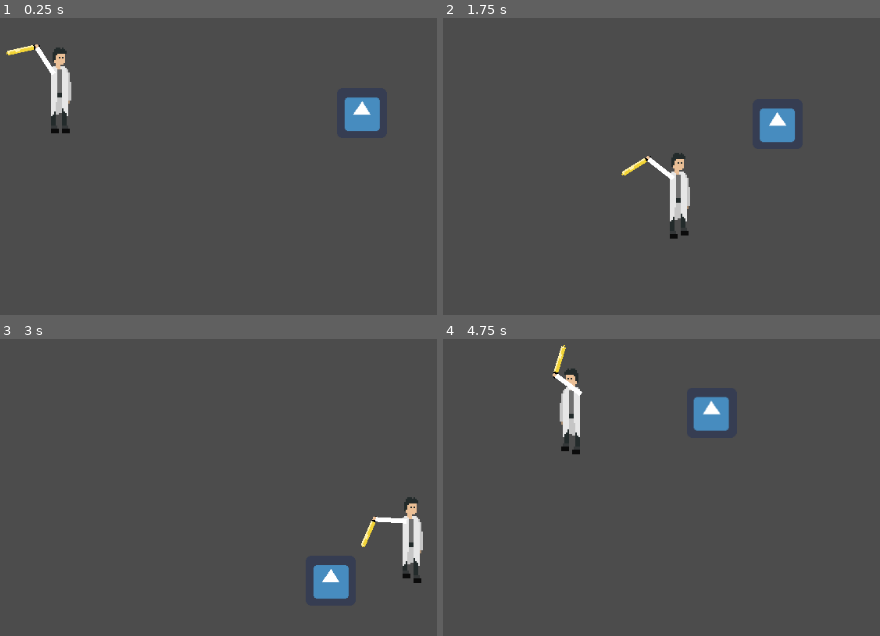
Above: before the commit, frames 1-4 (two rows, left to right).
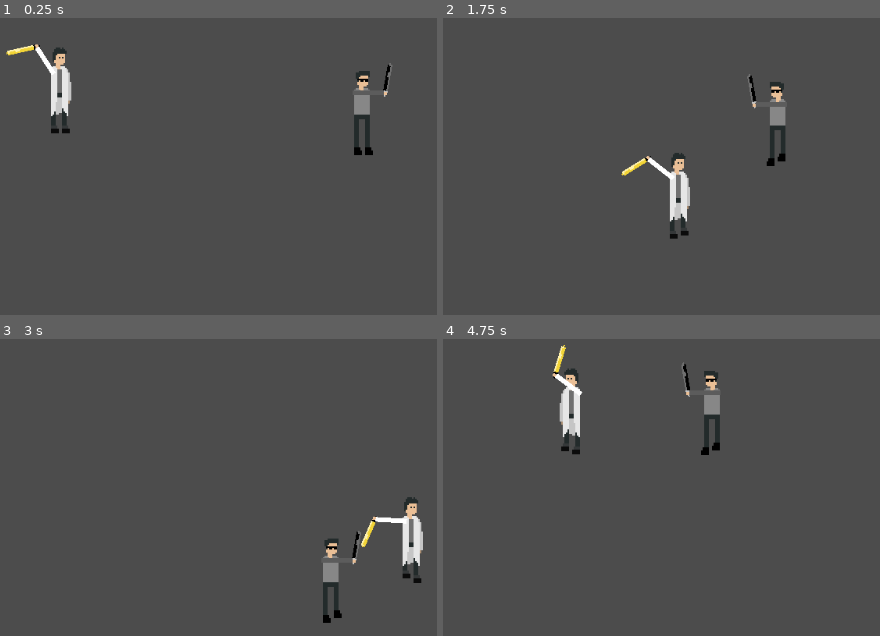
Above: after the commit, the same moments.

Repository: MarinMario/ludum-dare-46
Game: Godot game, scene res://testWorld.tscn
Two runs of this game, one before a commit and one after it. Both use one fixed random seed, a clock stepped at 60 frames per second and the inputs below. The engine's default icon, where the game draws it, is replaced by a stand-in: a white triangle on a blue panel in a dark square.
Inputs (mouse positions are in pixels of both pictures, inside the frame that each line leads up to):
- Up to frame 1 (0.25 s): no input
- Up to frame 2 (1.75 s): tap Enter at 0.5 s; move the mouse to (outside the picture) at 0.52 s; hold Right (ui_right) 0.53-1.28 s; move the mouse to (600, 121) at 1.27 s; hold Down (ui_down) from 1.28 s (still down)
- Up to frame 3 (3 s): move the mouse to (outside the picture) at 2.02 s; release Down (ui_down) at 2.03 s; hold Right (ui_right) 2.03-2.78 s; move the mouse to (279, 514) at 2.77 s; hold Up (ui_up) from 2.78 s (still down)
- Up to frame 4 (4.75 s): move the mouse to (outside the picture) at 3.52 s; release Up (ui_up) at 3.53 s; hold Left (ui_left) from 3.53 s (still down); move the mouse to (521, 350) at 4.27 s

The runs differ from the first frame. In frame 1, 1.6% of the frame differs, in the area x 78-90%, y 15-47%; in frame 2, 1.6%; in frame 3, 1.5%; in frame 4, 1.6%.

Commit message:
feat: health

Diff:
--- a/game/enemies/enemy1/enemy1.tscn
+++ b/game/enemies/enemy1/enemy1.tscn
@@ -1,7 +1,12 @@
-[gd_scene load_steps=6 format=2]
+[gd_scene load_steps=11 format=2]
 
 [ext_resource path="res://enemies/enemy1/enemy1.gd" type="Script" id=1]
-[ext_resource path="res://icon.png" type="Texture" id=2]
+[ext_resource path="res://enemies/enemy1/enemy1_idle.png" type="Texture" id=2]
+[ext_resource path="res://enemies/enemyHand.tscn" type="PackedScene" id=3]
+[ext_resource path="res://enemies/enemy1/enemy1_move3.png" type="Texture" id=4]
+[ext_resource path="res://enemies/enemy1/enemy1_move1.png" type="Texture" id=5]
+[ext_resource path="res://enemies/enemy1/enemy1_move2.png" type="Texture" id=6]
+[ext_resource path="res://enemies/enemy1/enemy1_move4.png" type="Texture" id=7]
 
 [sub_resource type="RectangleShape2D" id=2]
 extents = Vector2( 34.2726, 34.3118 )
@@ -13,7 +18,7 @@
 "name": "idle",
 "speed": 0.0
 }, {
-"frames": [ ExtResource( 2 ) ],
+"frames": [ ExtResource( 5 ), ExtResource( 6 ), ExtResource( 5 ), ExtResource( 4 ), ExtResource( 7 ), ExtResource( 4 ) ],
 "loop": true,
 "name": "move",
 "speed": 20.0
@@ -33,12 +38,17 @@
 [node name="body" type="Node2D" parent="."]
 
 [node name="AnimatedSprite" type="AnimatedSprite" parent="body"]
+scale = Vector2( 2, 2 )
 frames = SubResource( 1 )
 animation = "move"
+
+[node name="enemyHand" parent="body" instance=ExtResource( 3 )]
+position = Vector2( -7.54707, -25.66 )
 
 [node name="detectArea" type="Area2D" parent="."]
 
 [node name="CollisionShape2D" type="CollisionShape2D" parent="detectArea"]
+position = Vector2( 0.309822, 0.329201 )
 shape = SubResource( 3 )
 
 [node name="setTargetTimer" type="Timer" parent="."]
--- /dev/null
+++ b/game/enemies/enemyHand.gd
@@ -0,0 +1,10 @@
+extends Node2D
+
+func _process(delta):
+	var state = get_parent().get_parent().name
+	$hand.play(state)
+	$hand/sword/sword.play(state)
+
+func _on_sword_body_entered(body):
+	if body.name == "player":
+		body.takeDamage()
--- /dev/null
+++ b/game/enemies/enemyHand.tscn
@@ -0,0 +1,51 @@
+[gd_scene load_steps=7 format=2]
+
+[ext_resource path="res://enemies/enemy1/enemy1_sword.png" type="Texture" id=1]
+[ext_resource path="res://enemies/enemy1/enemy1_hand.png" type="Texture" id=2]
+[ext_resource path="res://enemies/enemyHand.gd" type="Script" id=3]
+
+[sub_resource type="SpriteFrames" id=2]
+animations = [ {
+"frames": [ ExtResource( 2 ) ],
+"loop": false,
+"name": "enemy1",
+"speed": 0.0
+} ]
+
+[sub_resource type="SpriteFrames" id=3]
+animations = [ {
+"frames": [ ExtResource( 1 ) ],
+"loop": false,
+"name": "enemy1",
+"speed": 0.0
+} ]
+
+[sub_resource type="CircleShape2D" id=1]
+radius = 5.88624
+
+[node name="enemyHand" type="Node2D"]
+z_index = 1
+z_as_relative = false
+script = ExtResource( 3 )
+
+[node name="hand" type="AnimatedSprite" parent="."]
+scale = Vector2( 2, 2 )
+frames = SubResource( 2 )
+animation = "enemy1"
+offset = Vector2( 9, 0 )
+
+[node name="sword" type="Area2D" parent="hand"]
+scale = Vector2( 0.5, 0.5 )
+
+[node name="sword" type="AnimatedSprite" parent="hand/sword"]
+position = Vector2( 40.2676, -16.782 )
+rotation = -1.39626
+scale = Vector2( 2, 2 )
+z_index = -1
+frames = SubResource( 3 )
+animation = "enemy1"
+
+[node name="CollisionShape2D" type="CollisionShape2D" parent="hand/sword"]
+position = Vector2( 43.0177, -27.0552 )
+shape = SubResource( 1 )
+[connection signal="body_entered" from="hand/sword" to="." method="_on_sword_body_entered"]
--- a/game/player/player.gd
+++ b/game/player/player.gd
@@ -30,6 +30,18 @@
 	elif motion.x > 0:
 		$body.scale.x = 1
 
+	if health <= 0: die()
+
+
 func takeDamage():
 	randomize()
-	health -= rand_range(0, 10)
+	health -= int(rand_range(0, 10))
+	print(health)
+
+
+onready var alreadyDead = false
+func die():
+	if not alreadyDead:
+		alreadyDead = true
+		$CollisionShape2D.disabled = true
+		speed = 0
Binary file added: game/enemies/enemy1/enemy1_hand.png
Not shown, added: game/enemies/enemy1/enemy1_hand.png.import
Binary file added: game/enemies/enemy1/enemy1_idle.png
Not shown, added: game/enemies/enemy1/enemy1_idle.png.import
Binary file added: game/enemies/enemy1/enemy1_move1.png
Not shown, added: game/enemies/enemy1/enemy1_move1.png.import
Binary file added: game/enemies/enemy1/enemy1_move2.png
Not shown, added: game/enemies/enemy1/enemy1_move2.png.import
Binary file added: game/enemies/enemy1/enemy1_move3.png
Not shown, added: game/enemies/enemy1/enemy1_move3.png.import
Binary file added: game/enemies/enemy1/enemy1_move4.png
Not shown, added: game/enemies/enemy1/enemy1_move4.png.import
(and 2 more such lines)
